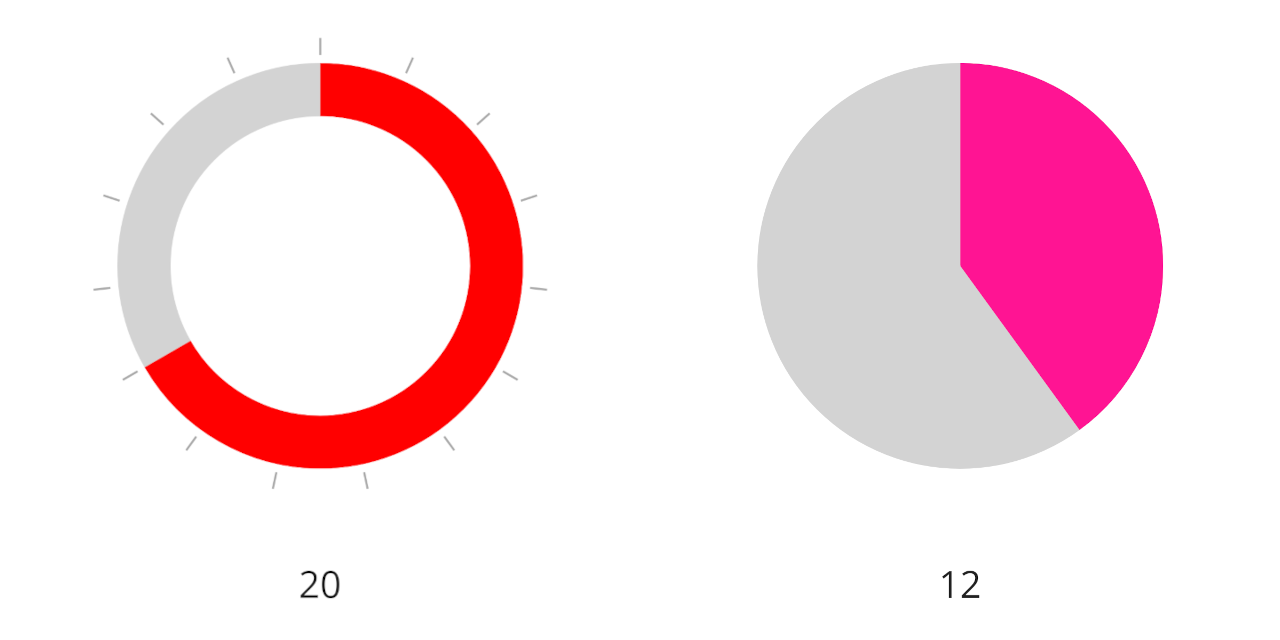
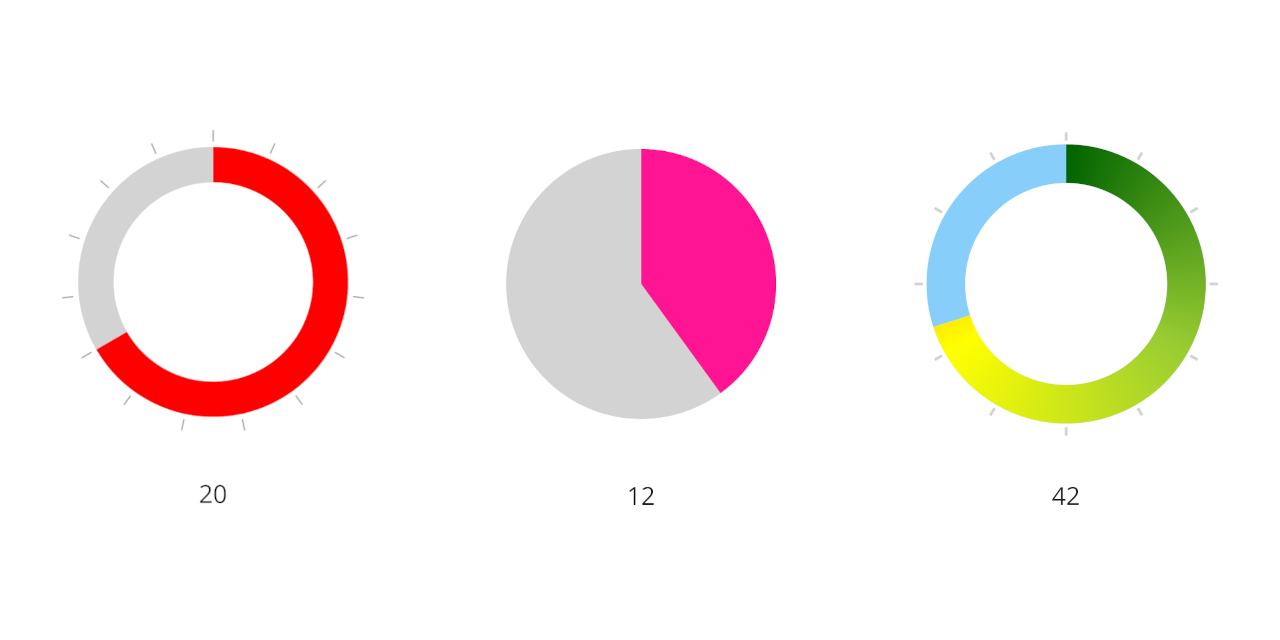
Comparing the layer stacks of the two 1280 × 640 images. Changes:
added layer "sample3.png" above "sample2.png" over 853, 118, 1218, 505
painted on "sample2.png" over 428, 63, 1218, 598
painted on "sample1.png" over 62, 37, 640, 599
